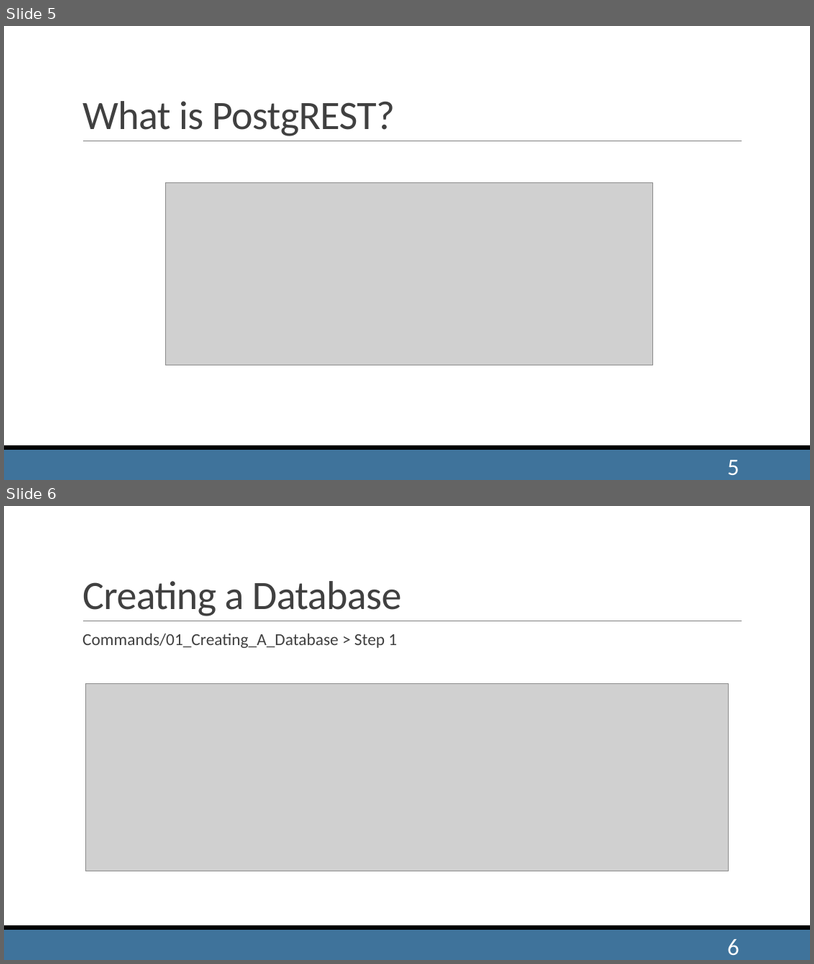
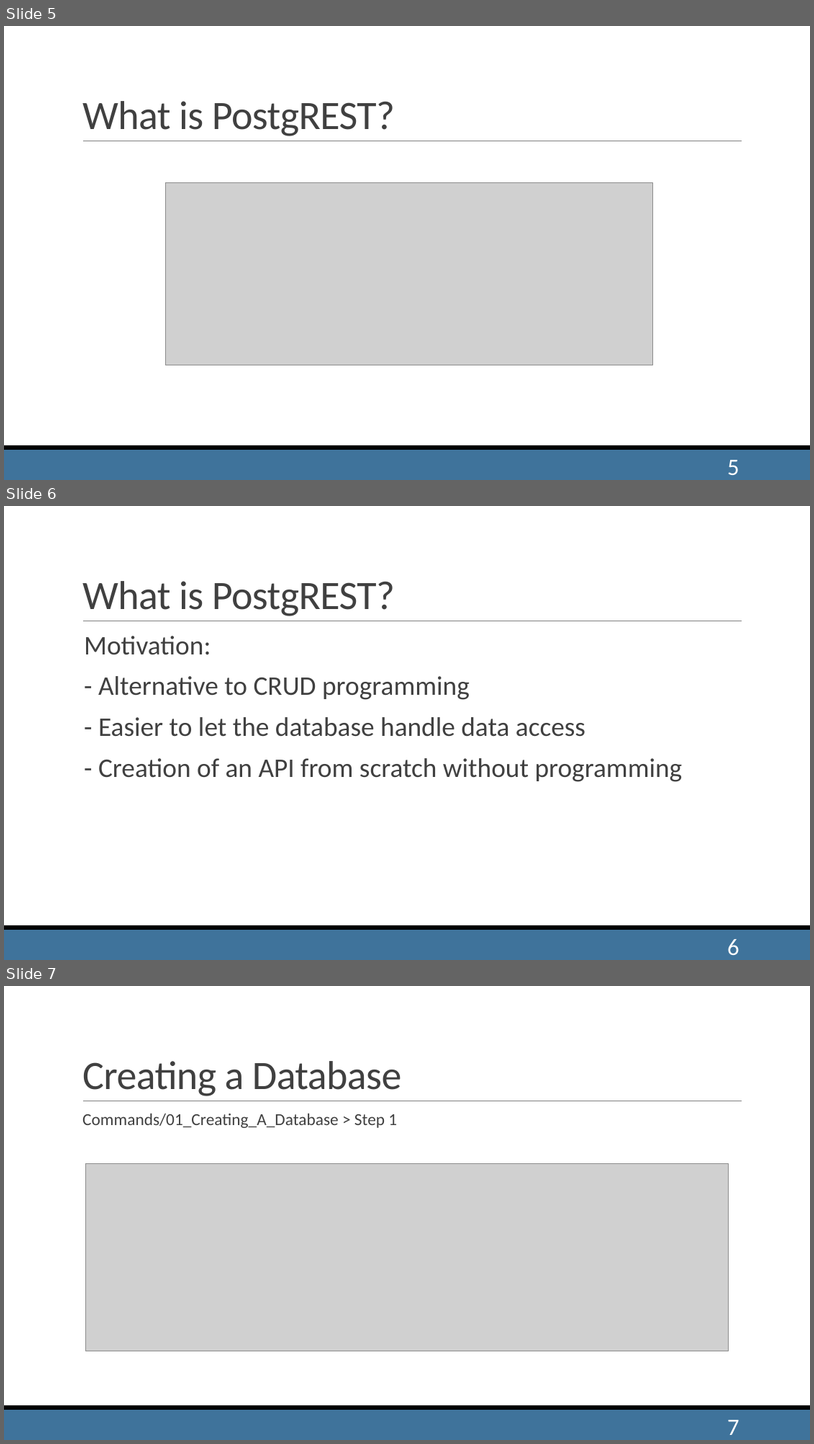
Before and after one commit to sebivenlo/PostgREST2019, a slide deck: PostgREST2019_Workshop.pptx. Shown one above the other, each under a label of ours: slides 5 and 6 before the commit, slides 5, 6 and 7 after it. The pictures are 814x964 and 814x1444 pixels, drawn with LibreOffice and Linux fonts; fonts in the diff are those of the drawing; grey boxes stand for pictures. Boxes give left, top, right and bottom in pixels: in the first picture for what was removed or moved away, otherwise in the second. Text is boxed around its words. In the diff, an @@ line names an element or a change of style, - is before the commit and + after.

```diff
--- a/PostgREST2019_Workshop.pptx
+++ b/PostgREST2019_Workshop.pptx
@@ slide 6 added at bbox=[4, 506, 810, 960], background #FFFFFF; not listed: 3 template elements that a slide beside it also shows @@
@@ title added at bbox=[82, 581, 395, 616], 48 pt, text #404040 @@
+What is PostgREST?
@@ text added at bbox=[84, 636, 683, 782], 32 pt, text #404040 @@
+  Motivation:
+  - Alternative to CRUD programming
+  - Easier to let the database handle data access
+  - Creation of an API from scratch without programming
@@ page number added at bbox=[728, 939, 740, 955], 28 pt, text #FFFFFF @@
+6
@@ what was slide 6 is now slide 7 @@
@@ page number at bbox=[728, 1419, 740, 1435]: text changed @@
-6
+7
```
Also in this commit, not shown: 2 slides changed, 1 other slide added.
